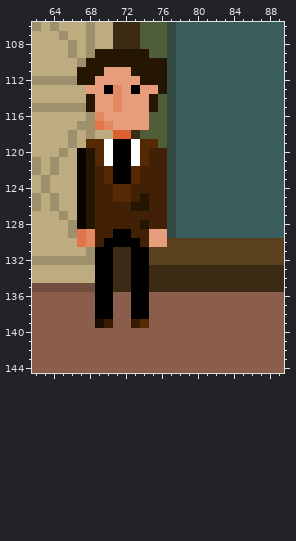
Pixel-art file -- HQ_AGS/Assets/Visual/Aseprite_files/TelegramOffice.aseprite. Above: the version before the commit.
320x240 pixels, 1 frame. Colours within 5 levels of each other are drawn and written as one. Shown: x 62..89, y 106..144.
After the commit:
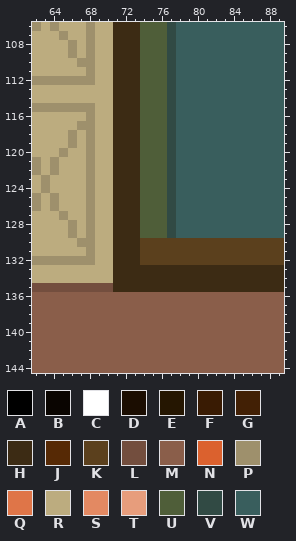
Palette (. is transparent): A #000000  B #0a0501  C #ffffff  D #1b0d01  E #251601  F #391b03  G #422005  H #3c2b14  J #562905  K #5b401d  L #734e3e  M #8a5e4a  N #db612e  P #9e906c  Q #df7548  R #bcac7f  S #e38962  T #e79d7c  U #4f5e39  V #314a44  W #395e5d
Message: Enlever personnage intru dans TelegramOffice
Diff:
layer "harker" now hidden
Colour H replaces colour A in row 113 at x 73; in rows 119 to 123 at x 71 to 72; in row 129 at x 71 to 72; in row 130 at x 71 to 73; in rows 131 to 132 at x 73; in rows 133 to 135 at x 73 to 74.
Colour H replaces colour C in rows 119 to 121 at x 73.
Colour H replaces colour E in rows 109 to 110 at x 71 to 73; in row 111 at x 73; in row 126 at x 73.
Colour H replaces colour G in rows 124 to 125 at x 73; in row 126 at x 71 to 72; in rows 127 to 128 at x 71 to 73; in row 129 at x 73.
Colour H replaces colour J in rows 122 to 123 at x 73; in rows 124 to 125 at x 71 to 72.
Colour H replaces colour N in row 118 at x 71 to 72.
Colour H replaces colour S in rows 113 to 115 at x 71.
Colour H replaces colour T in row 111 at x 71 to 72; in row 112 at x 71 to 73; in row 113 at x 72; in rows 114 to 115 at x 72 to 73; in rows 116 to 117 at x 71 to 73.
Colour K replaces colour A in rows 131 to 132 at x 74.
Colour K replaces colour G in row 130 at x 74.
Colour K replaces colour T in row 130 at x 75 to 76.
Colour L replaces colour A in row 135 at x 69 to 70.
Colour M replaces colour A in rows 136 to 138 at x 69 to 70 and 73 to 74.
Colour M replaces colour D in row 139 at x 69.
Colour M replaces colour F in row 139 at x 70 and 73.
Colour M replaces colour J in row 139 at x 74.
Colour P replaces colour E in rows 110 to 111 at x 68; in row 112 at x 67 to 68; in row 115 at x 68; in rows 120 to 128 at x 68.
Colour P replaces colour J in row 119 at x 68.
Colour P replaces colour Q in row 130 at x 67.
Colour P replaces colour S in rows 129 to 130 at x 68.
Colour R replaces colour A in row 113 at x 70; in row 130 at x 70; in rows 131 to 134 at x 69 to 70.
Colour R replaces colour B in rows 120 to 128 at x 67.
Colour R replaces colour C in rows 119 to 121 at x 70.
Colour R replaces colour E in rows 109 to 110 at x 69 to 70; in row 111 at x 67 and 69; in row 114 at x 68.
Colour R replaces colour G in rows 122 to 123 at x 69; in rows 124 to 129 at x 69 to 70; in row 130 at x 69.
Colour R replaces colour J in rows 119 to 121 at x 69; in rows 122 to 123 at x 70.
Colour R replaces colour Q in row 117 at x 69; in row 129 at x 67.
Colour R replaces colour S in row 116 at x 69; in row 117 at x 70.
Colour R replaces colour T in row 111 at x 70; in row 112 at x 69 to 70; in row 113 at x 68 to 69; in rows 114 to 115 at x 69 to 70; in row 116 at x 70.
Colour U replaces colour E in row 109 at x 74; in rows 110 to 112 at x 74 to 76; in row 113 at x 76; in rows 114 to 115 at x 75; in rows 125 to 126 at x 74; in row 128 at x 74.
Colour U replaces colour G in rows 120 to 121 at x 75 to 76; in rows 122 to 124 at x 74 to 76; in rows 125 to 126 at x 75 to 76; in row 127 at x 74 to 76; in row 128 at x 75 to 76; in row 129 at x 74.
Colour U replaces colour J in row 119 at x 74 to 75; in rows 120 to 121 at x 74.
Colour U replaces colour T in row 113 at x 74 to 75; in rows 114 to 117 at x 74; in row 129 at x 75 to 76.
Pixel boxes of the changes (left, top, right, bottom) in both pictures:
changed: (77, 49, 167, 328)
